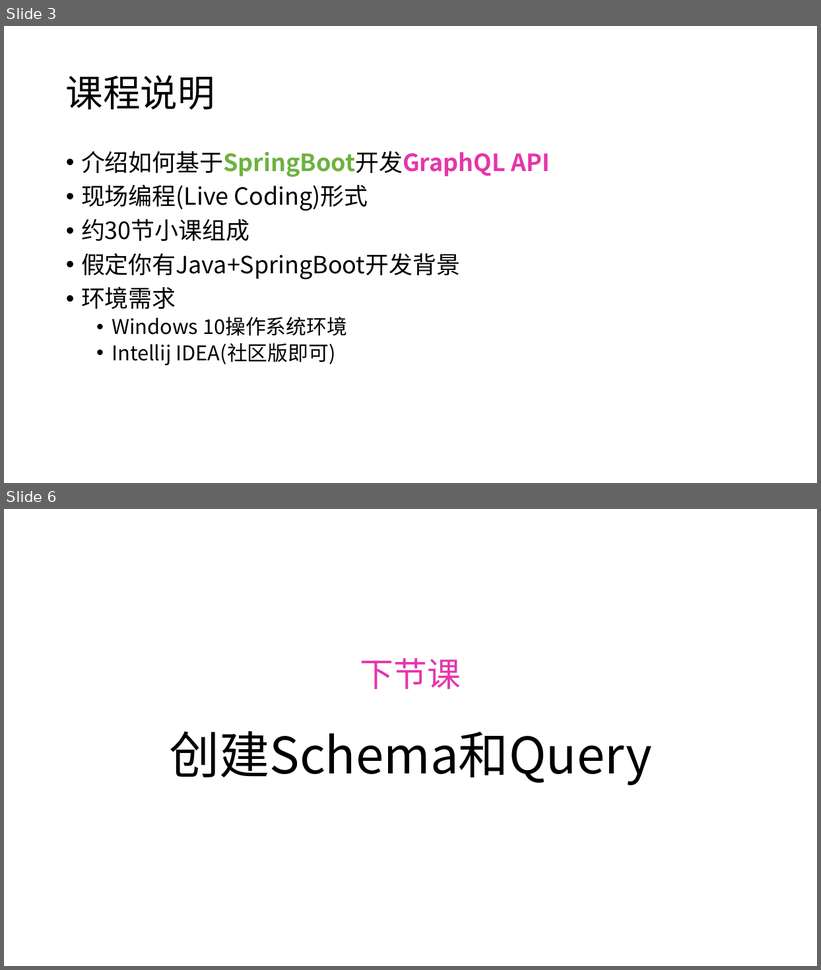
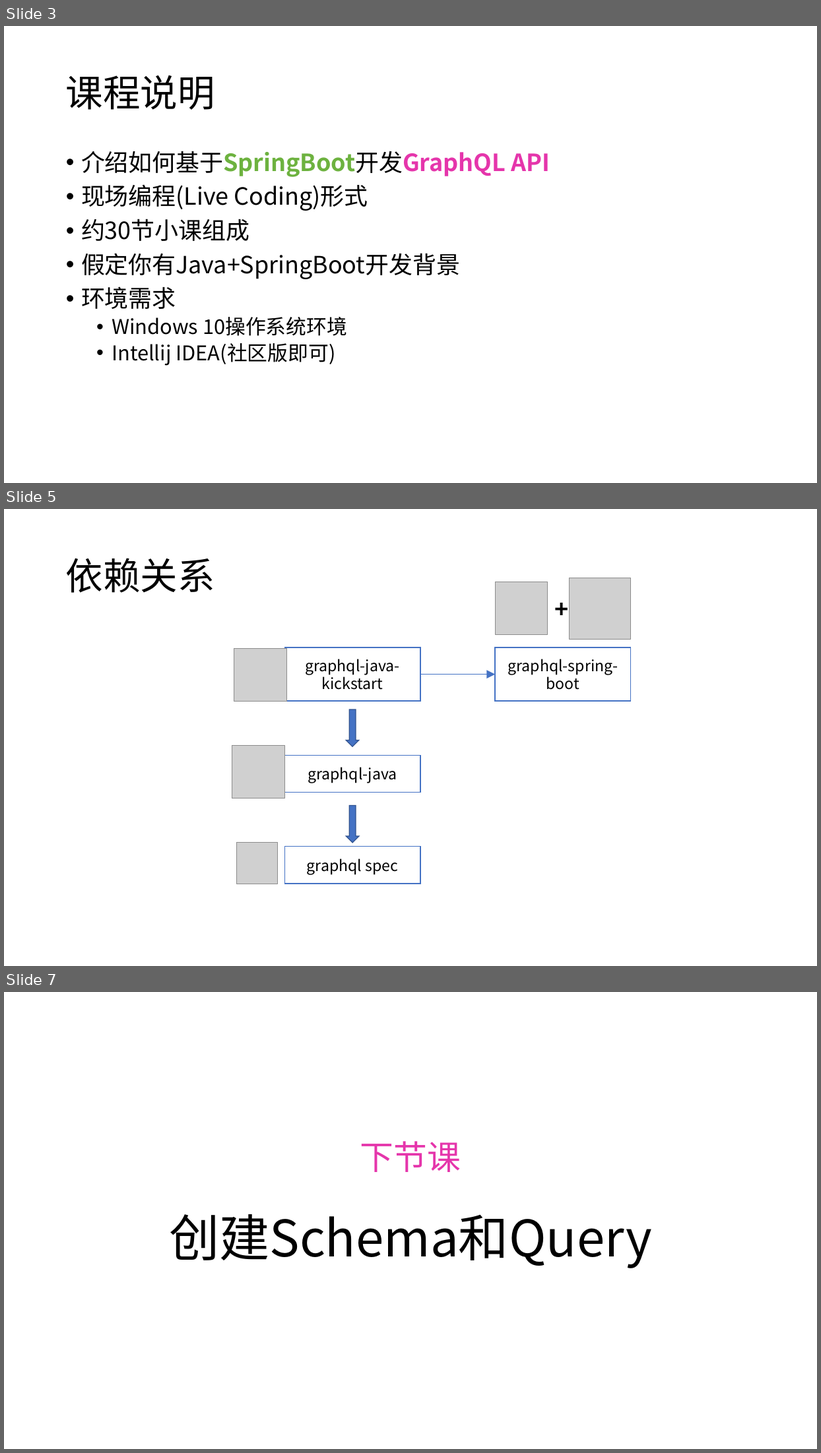
Before and after one commit to RelaxBin/learn-graphql-springboot, a slide deck: docs/sec01.pptx. Shown one above the other, each under a label of ours: slides 3 and 6 before the commit, slides 3, 5 and 7 after it; the slides between them are not shown. The pictures are 821x970 and 821x1453 pixels, drawn with LibreOffice and Linux fonts; fonts in the diff are those of the drawing; grey boxes stand for pictures; background and template pictures are left out. Boxes give left, top, right and bottom in pixels: in the first picture for what was removed or moved away, otherwise in the second. Text is boxed around its words. In the diff, an @@ line names an element or a change of style, - is before the commit and + after.

```diff
--- a/docs/sec01.pptx
+++ b/docs/sec01.pptx
@@ slide 5 added at box(4, 509, 817, 966), background #FFFFFF @@
@@ title added at box(66, 558, 215, 593), 44 pt, text #000000 @@
+依赖关系
@@ picture added at box(495, 582, 547, 634) @@
@@ picture added at box(570, 578, 631, 640) @@
@@ text added at box(548, 591, 578, 626), 28 pt, text #000000, bold @@
++
@@ picture added at box(234, 649, 286, 701) @@
@@ rectangle added at box(284, 648, 420, 701), fill #FFFFFF, outline #4472C4 1 pt, 18 pt, text #000000 @@
+graphql-java-kickstart
@@ rectangle added at box(495, 648, 631, 701), fill #FFFFFF, outline #4472C4 1 pt, 18 pt, text #000000 @@
+graphql-spring-boot
@@ arrow added from (420, 674) to (495, 674), #4472C4 1 pt @@
@@ right arrow added at box(346, 710, 359, 747), fill #4472C4, outline #325491 1 pt @@
@@ picture added at box(232, 746, 284, 799) @@
@@ rectangle added at box(284, 755, 420, 793), fill #FFFFFF, outline #4472C4 1 pt, 18 pt, text #000000 @@
+graphql-java
@@ right arrow added at box(346, 805, 359, 843), fill #4472C4, outline #325491 1 pt @@
@@ picture added at box(236, 843, 277, 884) @@
@@ rectangle added at box(284, 847, 420, 884), fill #FFFFFF, outline #4472C4 1 pt, 18 pt, text #000000 @@
+graphql spec
@@ what was slide 6 is now slide 7 @@
```
Also in this commit, not shown: 2 slides changed, 7 other files.
